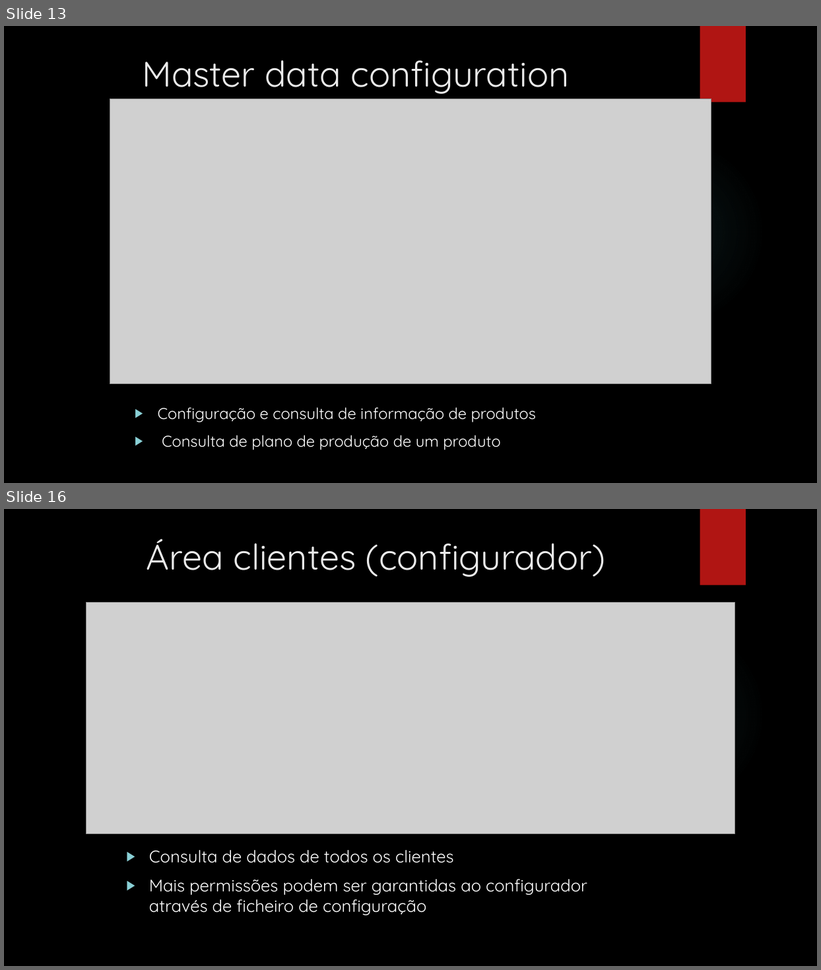
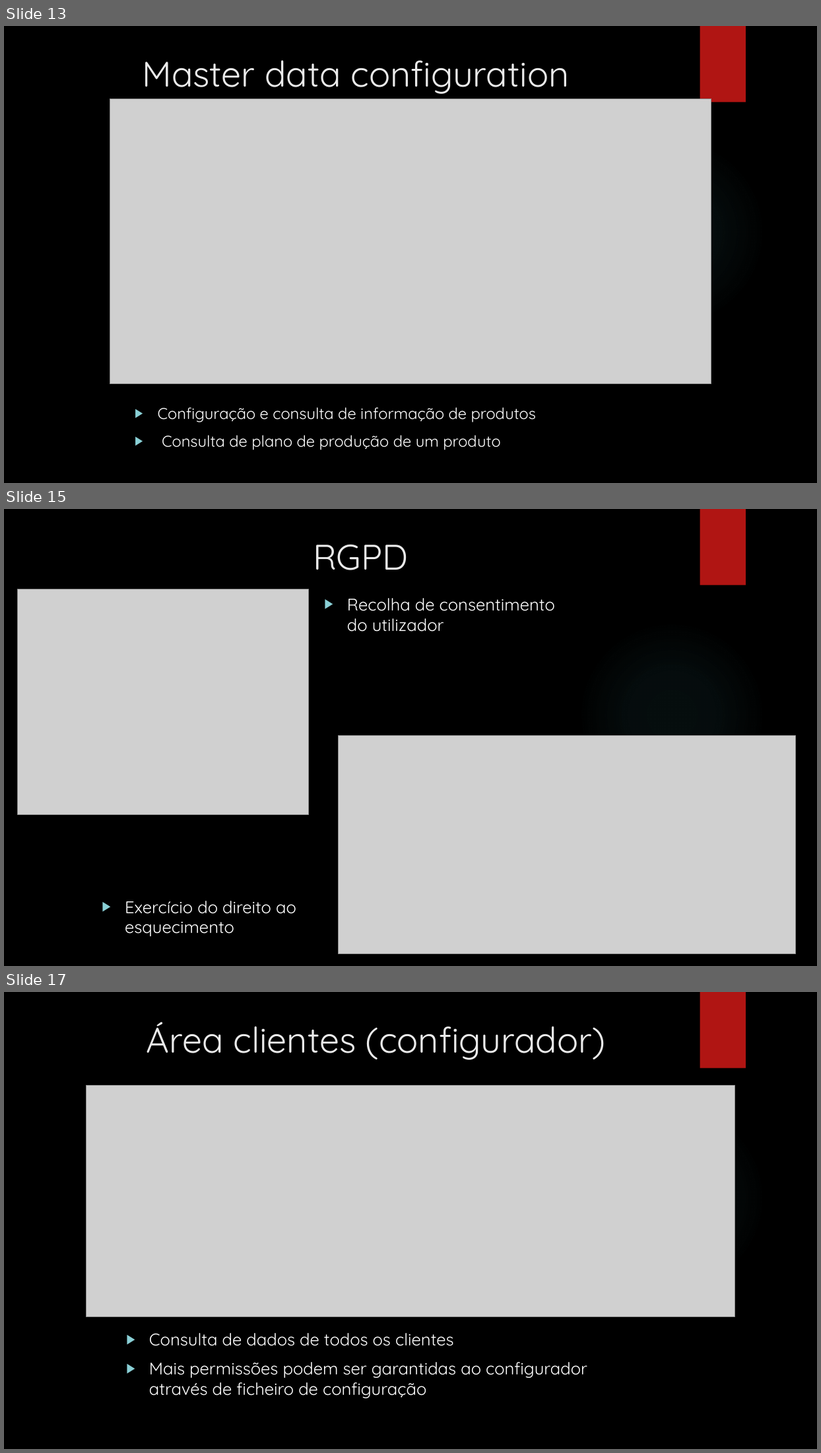
Before and after one commit to MarcoPinheiro21/MyOwnCutlery, a slide deck: Apresentacao_3NA1.pptx. Shown one above the other, each under a label of ours: slides 13 and 16 before the commit, slides 13, 15 and 17 after it; the slides between them are not shown. The pictures are 821x970 and 821x1453 pixels, drawn with LibreOffice and Linux fonts; fonts in the diff are those of the drawing; grey boxes stand for pictures; background and template pictures are left out. Boxes give left, top, right and bottom in pixels: in the first picture for what was removed or moved away, otherwise in the second. Text is boxed around its words. In the diff, an @@ line names an element or a change of style, - is before the commit and + after.

Commit message:
Slide de RGPD

```diff
--- a/Apresentacao_3NA1.pptx
+++ b/Apresentacao_3NA1.pptx
@@ slide 15 added at (4,509,817,966), background picture (left out); not listed: 2 template elements that a slide beside it also shows @@
@@ title added at (313,544,408,570), 42 pt, text #EBEBEB @@
+RGPD
@@ picture added at (18,590,309,815) @@
@@ text added at (347,598,555,632), 20 pt, text #FFFFFF @@
+▶ Recolha de consentimento do utilizador
@@ picture added at (338,736,796,955) @@
@@ text added at (125,901,296,937), 20 pt, text #FFFFFF @@
+▶ Exercício do direito ao esquecimento
@@ what was slide 16 is now slide 17 @@
```
Also in this commit, not shown: 1 slide changed.
